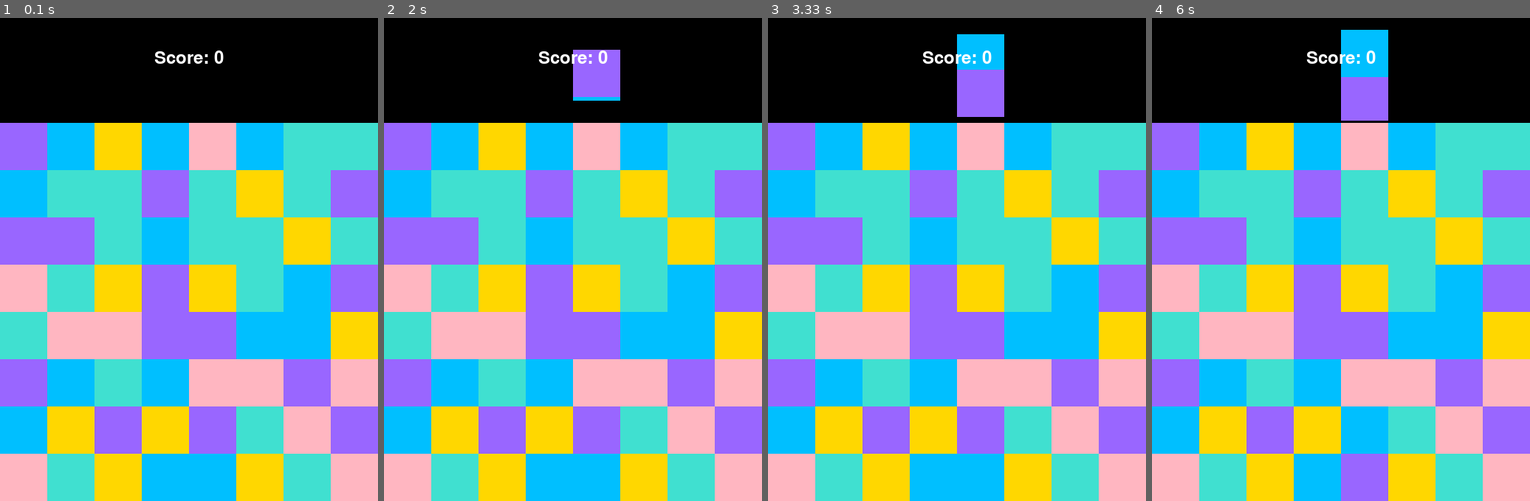
Above: before the commit, frames 1-4 (left to right).
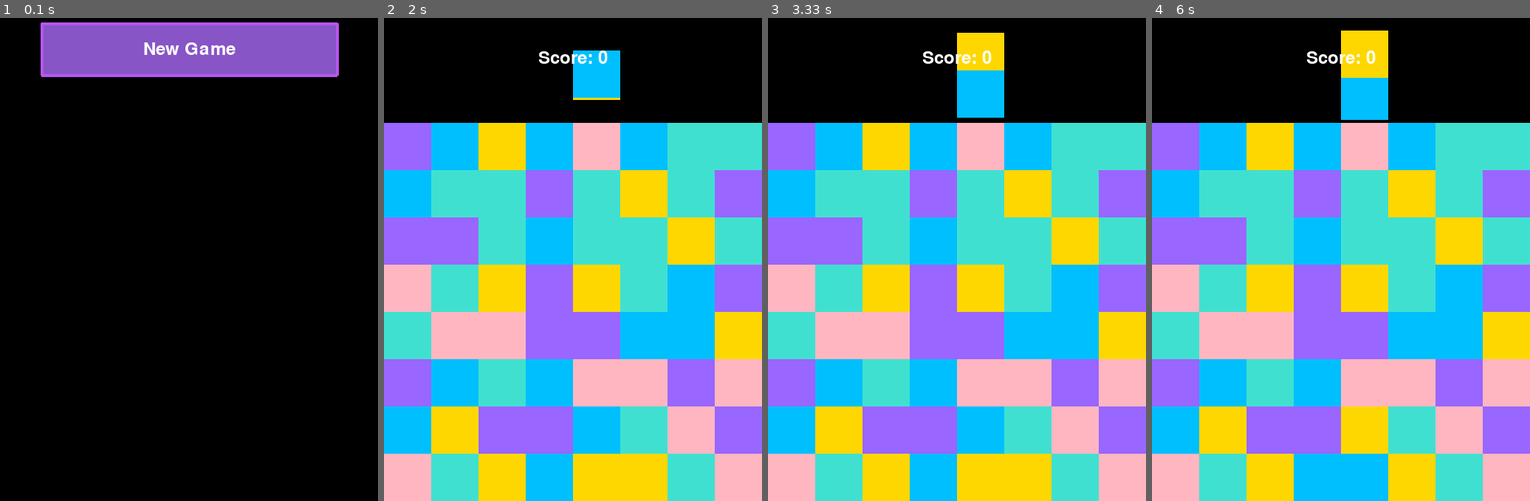
Above: after the commit, the same moments.

Repository: chefexperte/SquareCrush
Game: pygame game, started from main.py
Same seed, same stepped clock (60 frames per second), same inputs: the game is played once before the commit and once after it.
Inputs (mouse positions are in pixels of both pictures, inside the frame that each line leads up to):
- Up to frame 1 (0.1 s): no input
- Up to frame 2 (2 s): press the mouse at (573, 46) at 0.37 s; move the mouse to (516, 114) at 0.47 s; release the mouse at (455, 182) at 0.6 s; press the mouse at (573, 46) at 0.7 s; move the mouse to (523, 61) at 0.8 s; release the mouse at (474, 75) at 0.93 s; press the mouse at (573, 46) at 1.53 s; move the mouse to (516, 114) at 1.63 s; release the mouse at (459, 177) at 1.77 s
- Up to frame 3 (3.33 s): press the mouse at (957, 46) at 2.2 s; move the mouse to (911, 153) at 2.3 s; release the mouse at (866, 259) at 2.43 s; press the mouse at (957, 46) at 3.03 s; move the mouse to (885, 129) at 3.13 s; release the mouse at (817, 206) at 3.27 s
- Up to frame 4 (6 s): press the mouse at (1341, 46) at 3.93 s; move the mouse to (1329, 225) at 4.03 s; release the mouse at (1318, 404) at 4.17 s; press the mouse at (1341, 46) at 4.6 s; move the mouse to (1375, 158) at 4.7 s; release the mouse at (1409, 264) at 4.83 s; press the mouse at (1341, 46) at 5.37 s; move the mouse to (1393, 138) at 5.47 s; release the mouse at (1446, 225) at 5.6 s

The runs differ from the first frame. In frame 1, 87% of the frame differs, in the area x 0-100%, y 0-100%; in frame 2, 4.9%; in frame 3, 5.8%; in frame 4, 6.0%.

Commit message:
Add basic main menu Add basic button class Add string resources Move some attributes inside game class Add chain reaction bonus score Remove deprecated combination code Add game state/screen (e.g. main menu, ingame etc)

Diff:
--- a/draw.py
+++ b/draw.py
@@ -1,5 +1,5 @@
 import pygame
-from pygame import Surface
+from pygame import Surface, Rect
 
 
 def draw_rotated_rect(screen: Surface, color: (int, int, int), pos: (int, int), width: float, height: float,
--- a/game.py
+++ b/game.py
@@ -1,6 +1,8 @@
+import enum
 import random
 
 import pygame
+from pygame import Surface
 
 from tile import Tile, COLORS
 from visual.animation import Animation
@@ -16,19 +18,30 @@
 	return [[Tile(random.choice(COLORS)) for _ in range(GRID_SIZE)] for _ in range(GRID_SIZE)]
 
 
+class GameState(enum.Enum):
+	MAIN_MENU = 0
+	IN_GAME = 1
+	PAUSE_MENU = 2
+
+
 class Game:
 	first_tile = None
 	board = create_board()
 	no_draw: set[tuple] = set()
 	animations: list[Animation] = None
-	title_font: pygame.font.Font = None
-	score_label: pygame.surface.Surface = None
 	FPS = 120
 	score = 0
 	input_locked = False
+	current_state = GameState.MAIN_MENU
+	screen: Surface = None
+	mouse_pos: tuple[float, float] = None
+	chain_size: int = 0
 
 	def __init__(self):
 		self.animations: list[Animation] = []
 
 	def add_score(self, score: int):
 		self.score += score
+
+	def set_state(self, state: GameState):
+		self.current_state = state
--- a/main.py
+++ b/main.py
@@ -4,20 +4,23 @@
 import pygame
 from pygame import Surface
 
+import menu
+import strings
 from draw import draw_rotated_rect
-from game import GRID_SIZE, TILE_SIZE, COLORS, Game, Animation, WINDOW_HEIGHT, WINDOW_WIDTH, BOARD_OFFSET
+from game import GRID_SIZE, TILE_SIZE, COLORS, Game, Animation, WINDOW_HEIGHT, WINDOW_WIDTH, BOARD_OFFSET, GameState
 from visual.animation import FALL_SPEED, ANIMATION_SPEED
 from visual.effect import play_explosion, play_bonus_point_effect
-
-
-def draw_board(screen, game):
+from visual.text import GameFonts
+
+
+def draw_board(game):
 	for i in range(GRID_SIZE):
 		for j in range(GRID_SIZE):
 			# if game.no_draw and (i, j) in game.no_draw:
 			# 	pygame.draw.rect(screen, (150, 150, 150), (i * TILE_SIZE, j * TILE_SIZE, TILE_SIZE, TILE_SIZE), 0)
 			if (game.no_draw and (i, j) in game.no_draw) or not game.board[i][j]:
 				continue
-			pygame.draw.rect(screen, game.board[i][j].color,
+			pygame.draw.rect(game.screen, game.board[i][j].color,
 							 (i * TILE_SIZE + BOARD_OFFSET[0], j * TILE_SIZE + BOARD_OFFSET[1],
 							  TILE_SIZE, TILE_SIZE), 0)
 
@@ -54,12 +57,13 @@
 def main(game: Game):
 	remove_combinations(game)
 	pygame.font.init()
-	screen = pygame.display.set_mode((WINDOW_WIDTH, WINDOW_HEIGHT))
+	game.screen = pygame.display.set_mode((WINDOW_WIDTH, WINDOW_HEIGHT))
 	pygame.display.set_caption('IQ Crush')
 
 	# init fonts
-	game.title_font = pygame.font.Font(None, 36)
-	game.score_label = game.title_font.render("Score: 0", True, (255, 255, 255))
+	game_fonts = GameFonts()
+	main_menu = menu.MainMenu(game)
+	main_menu.init(game_fonts)
 
 	running = True
 	dragging = False
@@ -69,30 +73,55 @@
 
 	while running:
 		clock.tick(game.FPS)
-		if len(game.no_draw) > 0:
-			game.input_locked = True
-		else:
-			if game.input_locked:
-				lock_timeout -= 1
-				if lock_timeout == 0:
-					lock_timeout = 5
-					game.input_locked = False
+
+		# global logic
+		game.mouse_pos = pygame.mouse.get_pos()
+
+		# state dependent logic
+		if game.current_state == GameState.MAIN_MENU:
+			# main menu logic
+			main_menu.draw_main_menu()
+		elif game.current_state == GameState.IN_GAME:
+			# in game logic
+			if len(game.no_draw) > 0:
+				game.input_locked = True
+			else:
+				if game.input_locked:
+					lock_timeout -= 1
+					if lock_timeout == 0:
+						lock_timeout = 1
+						game.input_locked = False
+			game.screen.fill((0, 0, 0))
+			draw_board(game)
+			run_animations(game)
+			process_combinations(game)
+			refill_tiles(game)
+			game.score_label = game_fonts.title_font.render(f"{strings.IN_GAME_SCORE}{game.score}", True,
+															(255, 255, 255))
+			game.screen.blit(game.score_label, (WINDOW_WIDTH // 2 - game.score_label.get_width() // 2, 50))
+			pygame.display.flip()
+
+		# global event logic
 		for event in pygame.event.get():
-			if not game.input_locked:
-				swap_drag(event, game)
 			if event.type == pygame.QUIT:
 				print("Quitting the game")
 				running = False
 				break
-		screen.fill((0, 0, 0))
-		draw_board(screen, game)
-		run_animations(screen, game)
-		process_combinations(game)
-		refill_tiles(game)
-		game.score_label = game.title_font.render(f"Score: {game.score}", True, (255, 255, 255))
-		screen.blit(game.score_label, (WINDOW_WIDTH // 2 - game.score_label.get_width() // 2, 50))
-		pygame.display.flip()
+			if game.current_state == GameState.MAIN_MENU:
+				main_menu_events(event, game, main_menu)
+			elif game.current_state == GameState.IN_GAME:
+				if not game.input_locked:
+					swap_drag(event, game)
+
 	pygame.font.quit()
+
+
+def main_menu_events(event, game: Game, main_menu: menu.MainMenu):
+	if event.type == pygame.MOUSEBUTTONDOWN:
+		if event.button == 1:  # Left mouse button
+			for button in main_menu.buttons:
+				if button.rect.collidepoint(game.mouse_pos):
+					button.on_click()
 
 
 def refill_tiles(game: Game):
@@ -122,14 +151,15 @@
 			game.no_draw.add(block)
 			game.animations.append(anim)
 			play_explosion(game, block)
+		game.chain_size += 1
+		x_total = 0
+		y_total = 0
+		for tile in comb:
+			x_total += tile[0]
+			y_total += tile[1]
+		center_x = x_total / len(comb)
+		center_y = y_total / len(comb)
 		if len(comb) > 3:
-			x_total = 0
-			y_total = 0
-			for tile in comb:
-				x_total += tile[0]
-				y_total += tile[1]
-			center_x = x_total / len(comb)
-			center_y = y_total / len(comb)
 			color = game.board[comb[0][0]][comb[0][1]].color
 			color = (min(255, color[0] + 50), min(255, color[1] + 50), min(255, color[2] + 50))
 			bonus = 1
@@ -139,20 +169,22 @@
 				case 5:
 					bonus = 5
 			play_bonus_point_effect(game, color, (center_x, center_y), 2, len(comb) + bonus)
-
-
-def run_animations(screen: Surface, game: Game):
+		if game.chain_size >= 2:
+			play_bonus_point_effect(game, (60*game.chain_size, 25, 25), (center_x, center_y), 0.4 * game.chain_size, game.chain_size)
+
+
+def run_animations(game: Game):
 	for anim in game.animations.copy():
 		x0, y0, angle0, size0 = anim.start
 		x1, y1, angle1, size1 = anim.curr
 		x2, y2, angle2, size2 = anim.end
 		if anim.color:
 			if anim.start[2] == 0 and anim.end[2] == 0:
-				pygame.draw.rect(screen, anim.color, (
+				pygame.draw.rect(game.screen, anim.color, (
 					x1 * TILE_SIZE + BOARD_OFFSET[0], y1 * TILE_SIZE + BOARD_OFFSET[1], TILE_SIZE * size1,
 					TILE_SIZE * size1), 0)
 			else:
-				draw_rotated_rect(screen, anim.color,
+				draw_rotated_rect(game.screen, anim.color,
 								  (x1 * TILE_SIZE + BOARD_OFFSET[0], y1 * TILE_SIZE + BOARD_OFFSET[1]),
 								  TILE_SIZE * size1, TILE_SIZE * size1, angle1)
 		# go from curr towards end
@@ -162,43 +194,15 @@
 		y_diff_total = y2 - y0
 		angle_diff_total = angle2 - angle0
 		size_diff_total = size2 - size0
-		anim.curr = (x0 + x_diff_total * anim.get_anim_type_progress(), y0 + y_diff_total * anim.get_anim_type_progress(),
-					 angle0 + angle_diff_total * anim.get_anim_type_progress(), size0 + size_diff_total * anim.get_anim_type_progress())
+		anim.curr = (
+		x0 + x_diff_total * anim.get_anim_type_progress(), y0 + y_diff_total * anim.get_anim_type_progress(),
+		angle0 + angle_diff_total * anim.get_anim_type_progress(),
+		size0 + size_diff_total * anim.get_anim_type_progress())
 		if anim.progress >= 1:
 			if anim.on_finish:
 				anim.on_finish()
 			game.animations.remove(anim)
 		anim.progress += 0.5 * anim.speed * (1 / game.FPS)
-
-
-# deprecated
-def find_combinations_old(game):
-	"""
-	deprecated
-	:param game:
-	:return:
-	"""
-	warnings.warn("This method is deprecated", DeprecationWarning)
-	combinations = []
-	# Check horizontal combinations
-	for i in range(GRID_SIZE):
-		for j in range(GRID_SIZE - 2):
-			first = game.board[i][j].color
-			second = game.board[i][j + 1].color
-			third = game.board[i][j + 2].color
-			if first == second == third and first is not None:
-				if not ((i, j) in game.no_draw or (i, j + 1) in game.no_draw or (i, j + 2) in game.no_draw):
-					combinations.append([(i, j), (i, j + 1), (i, j + 2)])
-	# Check vertical combinations
-	for i in range(GRID_SIZE - 2):
-		for j in range(GRID_SIZE):
-			first = game.board[i][j].color
-			second = game.board[i + 1][j].color
-			third = game.board[i + 2][j].color
-			if first == second == third and first is not None:
-				if not ((i, j) in game.no_draw or (i + 1, j) in game.no_draw or (i + 2, j) in game.no_draw):
-					combinations.append([(i, j), (i + 1, j), (i + 2, j)])
-	return combinations
 
 
 def find_combinations(game):
@@ -257,7 +261,6 @@
 				combinations.remove(combination)
 				combinations.append(list(set(combination).union(set(comb))))
 	combinations.sort(key=lambda x: len(x), reverse=True)
-	print(combinations) if len(combinations) > 0 else None
 	return combinations
 
 
@@ -293,7 +296,8 @@
 					new_y = 1 if ydiff > 0 else -1
 				grid_x, grid_y = game.first_tile[0] + new_x, game.first_tile[1] + new_y
 				swap_tiles(game, game.first_tile, (grid_x, grid_y))
-			first_tile = None
+				game.chain_size = 0
+			game.first_tile = None
 
 
 def remove_combinations(game: Game):
--- /dev/null
+++ b/menu.py
@@ -0,0 +1,34 @@
+import pygame
+from pygame import Rect
+
+import strings
+from game import WINDOW_WIDTH, Game, GameState
+from visual.button import Button
+from visual.text import GameFonts
+
+
+class MainMenu:
+	game: Game = None
+	buttons: list[Button] = []
+
+	def __init__(self, game: Game):
+		self.new_game_button = None
+		self.buttons = []
+		self.game = game
+
+	def init(self, game_fonts: GameFonts):
+		rect_width = 400
+		rect_height = 70
+		rect_center = (WINDOW_WIDTH // 2, 50)
+		rect = Rect(rect_center[0] - rect_width / 2, rect_center[1] - rect_height / 2, rect_width, rect_height)
+		self.new_game_button = Button(strings.MAIN_MENU_NEW_GAME, game_fonts.title_font, rect, self.game.screen)
+		self.new_game_button.on_click = lambda: self.game.set_state(GameState.IN_GAME)
+		self.buttons.append(self.new_game_button)
+
+	def draw_main_menu(self):
+		self.game.screen.fill((0, 0, 0))
+		hover = False
+		if self.new_game_button.rect.collidepoint(self.game.mouse_pos):
+			hover = True
+		self.new_game_button.draw(hover)
+		pygame.display.flip()
--- /dev/null
+++ b/strings.py
@@ -0,0 +1,2 @@
+MAIN_MENU_NEW_GAME = "New Game"
+IN_GAME_SCORE = "Score: "
--- /dev/null
+++ b/visual/button.py
@@ -0,0 +1,34 @@
+import pygame
+from pygame import Rect, Surface
+from pygame.font import Font
+
+from draw import draw_rotated_rect
+
+
+class Button:
+	text: str = ""
+	font: Font = None
+	rect: Rect = None
+	screen: Surface = None
+	label: Surface = property(lambda self: self.font.render(self.text, True, (255, 255, 255)))
+	on_click = None
+
+	def __init__(self, text: str, font: Font, rect: Rect, screen: Surface):
+		self.text = text
+		self.font = font
+		self.rect = rect
+		self.screen = screen
+
+	def draw(self, hover: bool = False):
+		rect = self.rect
+		if hover:
+			rect = rect.scale_by(1.05, 1.05)
+		draw_rotated_rect(self.screen, (135, 85, 198), rect.center, rect.w, rect.h, 0)
+		points = [rect.topleft, rect.topright, rect.bottomright, rect.bottomleft]
+		pygame.draw.lines(self.screen, (185, 85, 238), True, points, 4)
+		text_pos = (rect.centerx - self.label.get_width() // 2, rect.centery - self.label.get_height() // 2)
+		self.screen.blit(self.label, text_pos)
+
+	def click(self):
+		if self.on_click:
+			self.on_click()
--- /dev/null
+++ b/visual/text.py
@@ -0,0 +1,9 @@
+import pygame
+
+
+class GameFonts:
+	def __init__(self):
+		self.title_font = pygame.font.Font(None, 36)
+		self.score_label = self.title_font.render("Score: 0", True, (255, 255, 255))
+	title_font = None
+	score_label = None
